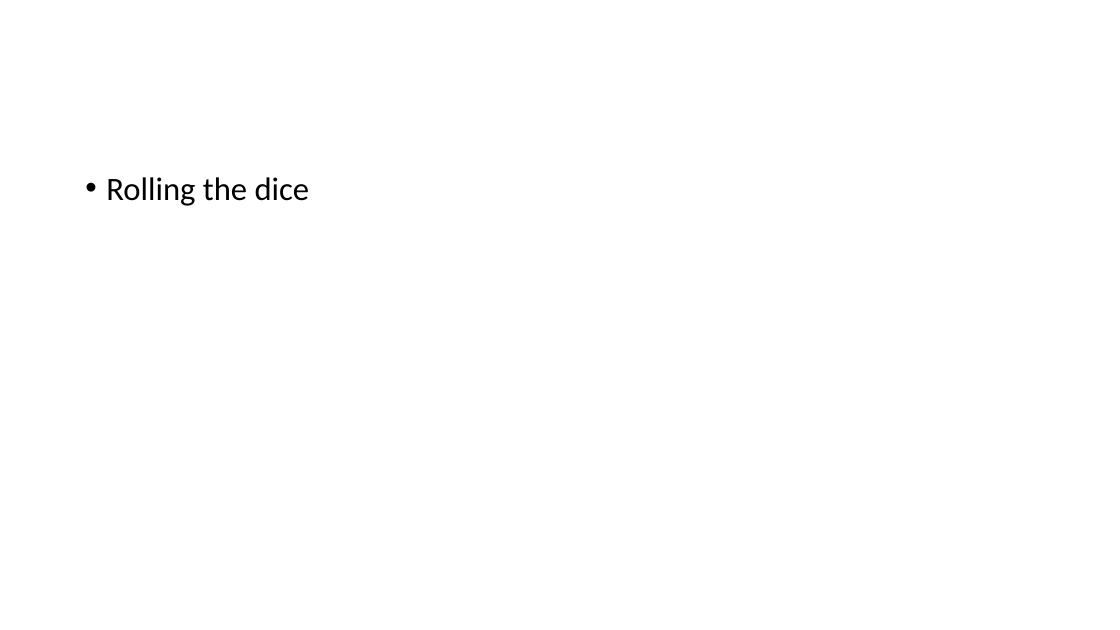
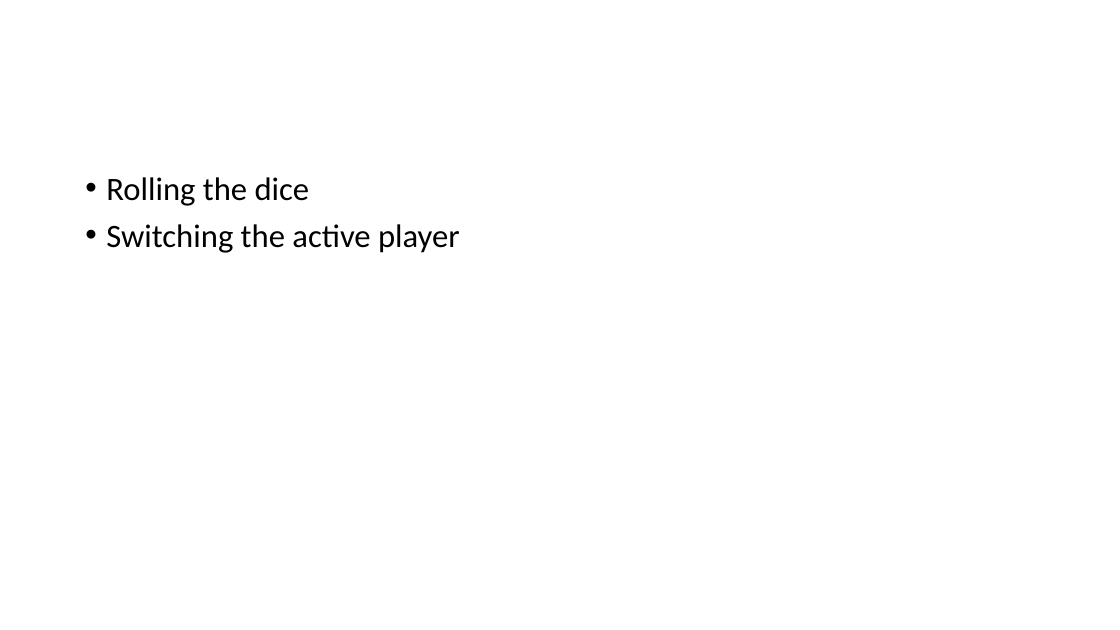
Before and after one commit to PiyushChaturvedii/Batch05, a slide deck: slide 59 of JavaScript.pptx. Drawn at 1120x630 pixels with LibreOffice and Linux fonts; fonts in the diff are those of the drawing. Boxes give left, top, right and bottom in pixels: in the first picture for what was removed or moved away, otherwise in the second. Text is boxed around its words. In the diff, an @@ line names an element or a change of style, - is before the commit and + after.

```diff
--- a/JavaScript.pptx
+++ b/JavaScript.pptx
@@ text at [106, 224, 460, 253]: paragraph added @@
+• Switching the active player
```
Also in this commit, not shown: 43 other files.
